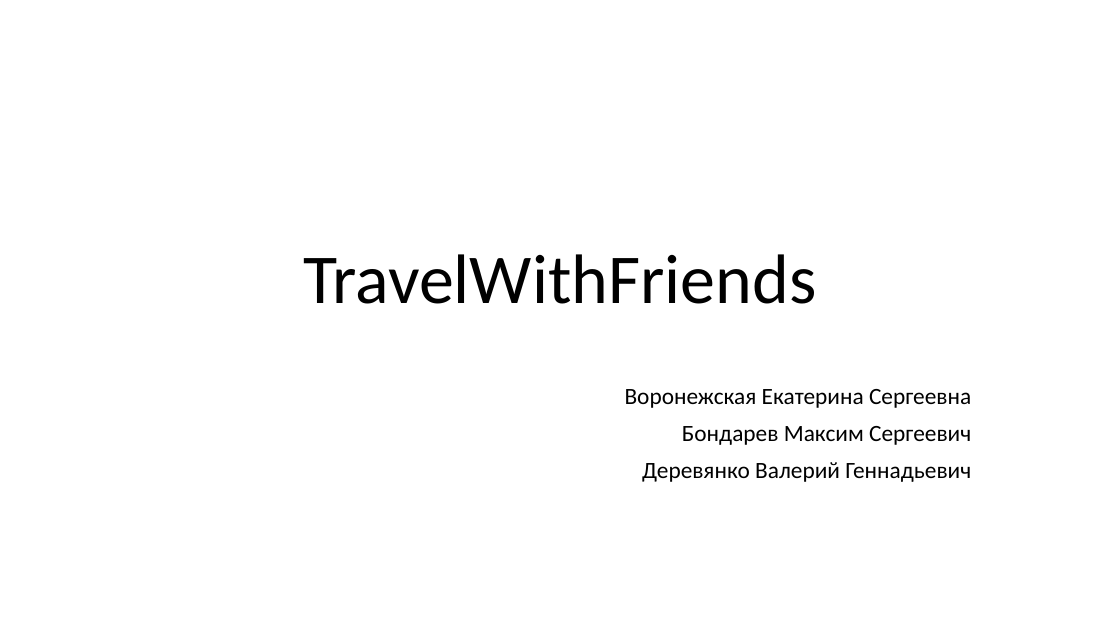
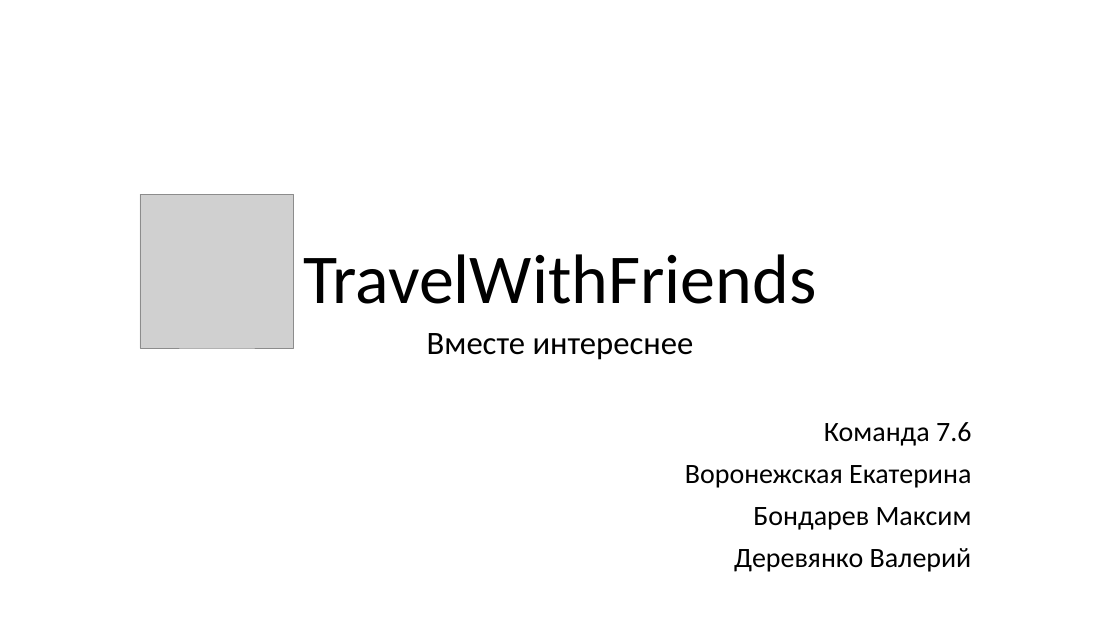
Before and after one commit to egoistique/TravelWithFriends, a slide deck: slide 1 of documentation/Презентация.pptx. Drawn at 1120x630 pixels with LibreOffice and Linux fonts; fonts in the diff are those of the drawing; grey boxes stand for pictures. Boxes give left, top, right and bottom in pixels: in the first picture for what was removed or moved away, otherwise in the second. Text is boxed around its words. In the diff, an @@ line names an element or a change of style, - is before the commit and + after.

```diff
--- a/documentation/Презентация.pptx
+++ b/documentation/Презентация.pptx
@@ picture added at [140,194,294,348] @@
@@ text added at [427,333,694,360], 28 pt, text #000000 @@
+Вместе интереснее
@@ subtitle at [685,422,972,572]: text changed; size 20 to 24 pt @@
-Воронежская Екатерина Сергеевна
-Бондарев Максим Сергеевич
-Деревянко Валерий Геннадьевич
+Команда 7.6
+Воронежская Екатерина
+Бондарев Максим
+Деревянко Валерий
```
Also in this commit, not shown: 7 other slides changed, 4 slides added, 5 slides removed, 1 other file.
